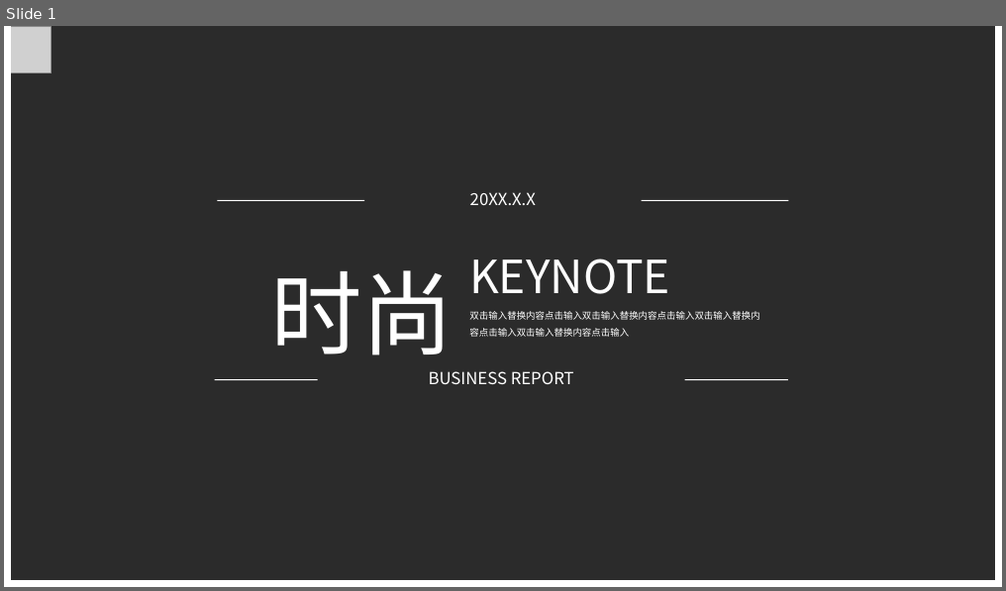
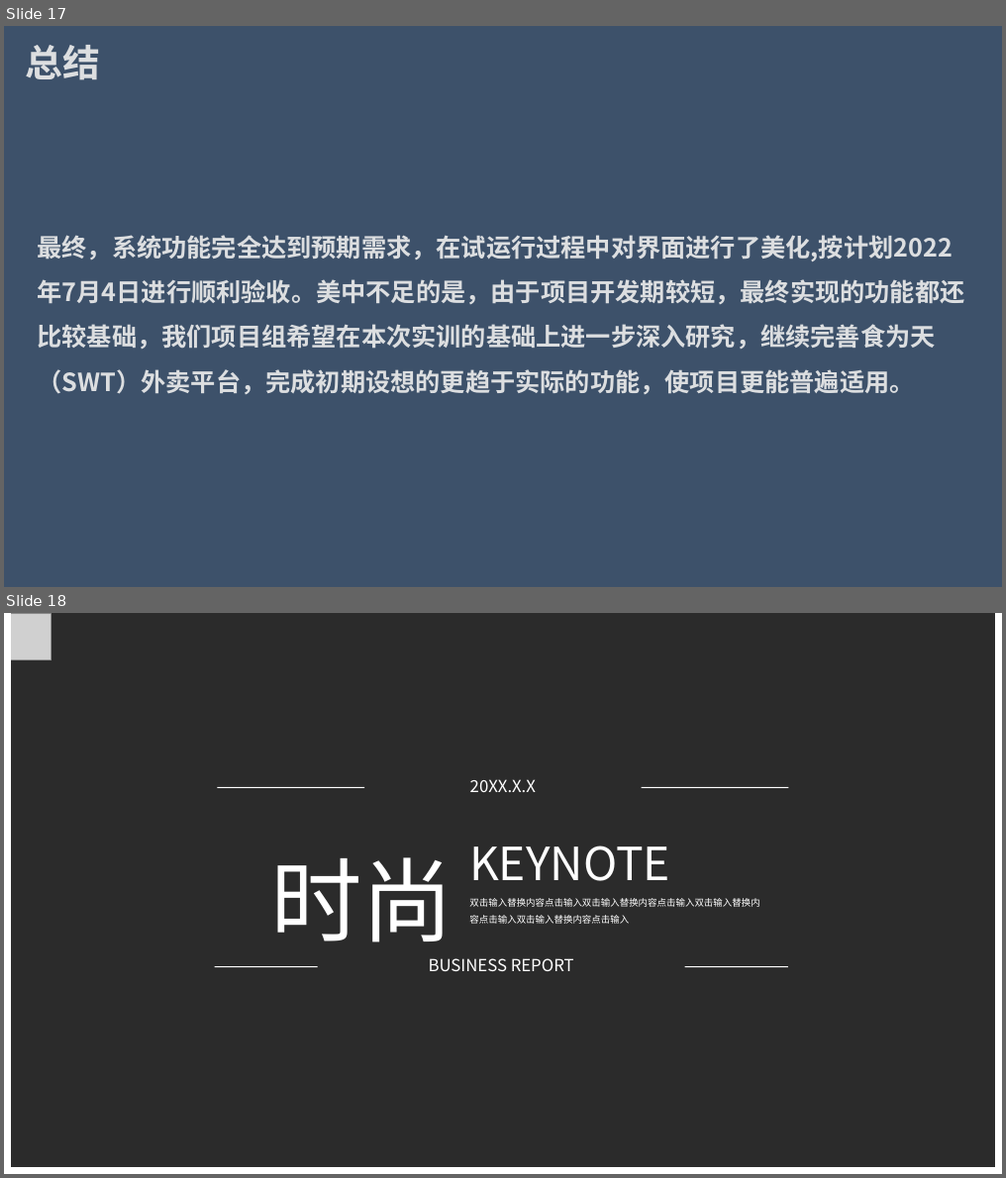
Before and after one commit to Wangzt670/swt, a slide deck: 项目待交付工件/D结项阶段/2.项目答辩.pptx. Shown one above the other, each under a label of ours: slide 1 before the commit, slides 17 and 18 after it. The pictures are 1006x591 and 1006x1178 pixels, drawn with LibreOffice and Linux fonts; fonts in the diff are those of the drawing; grey boxes stand for pictures; background and template pictures are left out; a plain dark background stands for a picture behind light text. Boxes give left, top, right and bottom in pixels: in the first picture for what was removed or moved away, otherwise in the second. Text is boxed around its words. In the diff, an @@ line names an element or a change of style, - is before the commit and + after.

```diff
--- a/项目待交付工件/D结项阶段/2.项目答辩.pptx
+++ b/项目待交付工件/D结项阶段/2.项目答辩.pptx
@@ slide 17 added at (x1=4, y1=26, x2=1002, y2=587), background #FFFFFF @@
@@ rectangle added at (x1=4, y1=26, x2=1002, y2=587), fill #3D516A @@
@@ text added at (x1=26, y1=45, x2=101, y2=80), 36 pt, text #DCDEE0, bold @@
+总结
@@ text added at (x1=38, y1=235, x2=965, y2=394), 24 pt, text #DCDEE0, bold @@
+最终，系统功能完全达到预期需求，在试运行过程中对界面进行了美化,按计划2022年7月4日进行顺利验收。美中不足的是，由于项目开发期较短，最终实现的功能都还比较基础，我们项目组希望在本次实训的基础上进一步深入研究，继续完善食为天（SWT）外卖平台，完成初期设想的更趋于实际的功能，使项目更能普遍适用。
@@ what was slide 1 is now slide 18 @@
```
Also in this commit, not shown: 3 slides changed, 16 other slides added.
